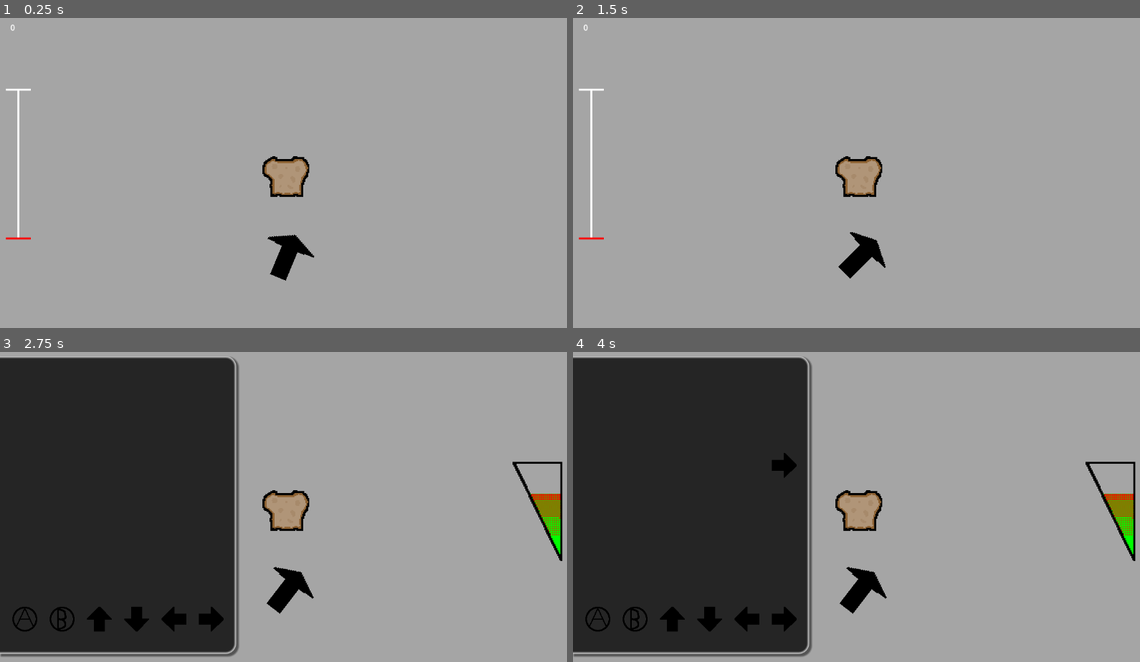
Above: before the commit, frames 1-4 (two rows, left to right).
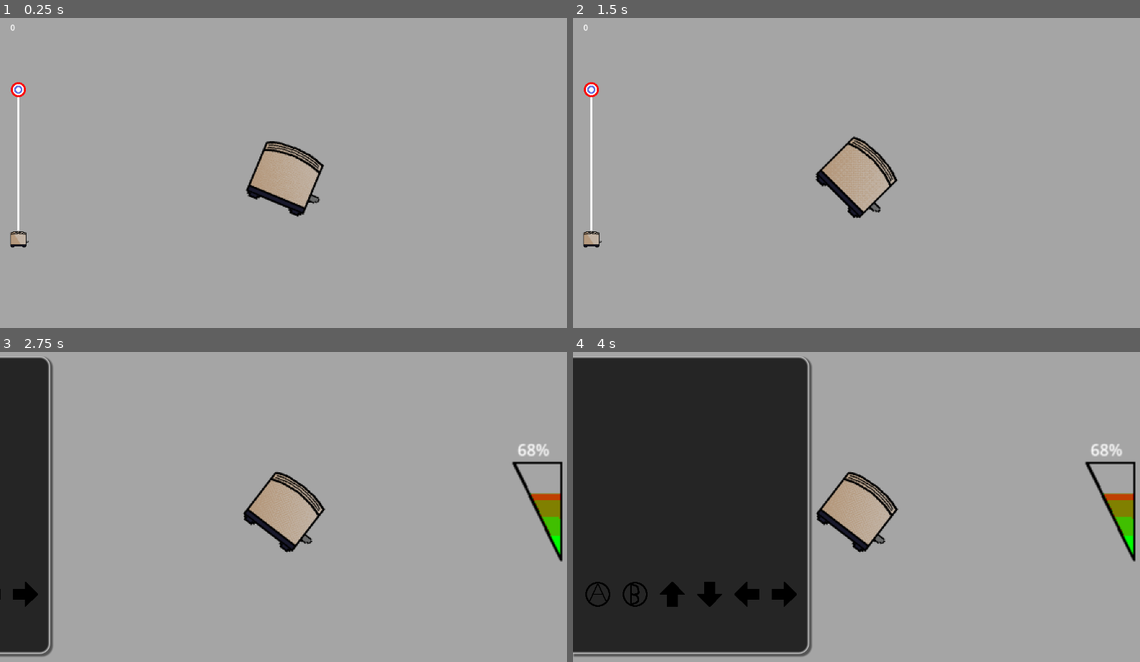
Above: after the commit, the same moments.

Repository: Venorrak/toast
Game: Godot game, scene res://Scenes/Scenes/world.tscn
Two runs of this game, one before a commit and one after it. Both use one fixed random seed, a clock stepped at 60 frames per second and the inputs below.
Inputs:
- Up to frame 1 (0.25 s): no input
- Up to frame 2 (1.5 s): hold Right (Right) 0.53-1.28 s; tap ` (A) at 0.6 s; tap , (B) at 0.8, 1.35 s; hold Down (Down) from 1.28 s (still down)
- Up to frame 3 (2.75 s): tap E (interact) at 1.55, 2.1 s; release Down (Down) at 2.03 s; hold Right (Right) from 2.03 s (still down); tap ` (A) at 2.3 s
- Up to frame 4 (4 s): release Right (Right) at 2.78 s; hold Up (Up) 2.78-3.53 s; tap ` (A) at 2.85 s; tap , (B) at 3.05, 3.6 s; hold Left (Left) from 3.53 s (still down); tap E (interact) at 3.8 s

The runs differ from the first frame. In frame 1, 2.6% of the frame differs, in the area x 1-58%, y 20-85%; in frame 2, 2.6%; in frame 3, 36%, in the area x 0-100%, y 1-99%; in frame 4, 5.1%.

Commit message:
updated progress bar, qte visuals and animation. added easing on the camera, label for power gauge and sprite for toaster

Diff:
--- a/Code/Scripts/progress_bar.gd
+++ b/Code/Scripts/progress_bar.gd
@@ -2,11 +2,10 @@
 @onready var top : Line2D = $top
 @onready var bottom : Line2D = $bottom
 @onready var center : Line2D = $center
-@onready var status : Line2D = $status
+@onready var status : Sprite2D = $status
 var deltaTopBottom
 # Called when the node enters the scene tree for the first time.
 func _ready() -> void:
-	status.points = bottom.points
 	deltaTopBottom = bottom.points[0].y - top.points[0].y
 
 
@@ -16,5 +15,4 @@
 
 func setProgress(percent: float):
 	var height = (deltaTopBottom * (100 - percent)) / 100
-	for i in len(status.points):
-		status.points[i].y = height
+	status.position.y = height
--- a/Code/Scripts/qte.gd
+++ b/Code/Scripts/qte.gd
@@ -9,6 +9,8 @@
 @export var topY: int
 
 @onready var Goals = $Goals
+@onready var timer = $StartQte
+@onready var AnimStateMachine = $AnimationTree.get("parameters/playback")
 var qteObj = preload("res://Scenes/Scenes/qteObj.tscn")
 
 var QTEs = []
@@ -56,11 +58,12 @@
 
 func _physics_process(delta: float) -> void:
 	if QTEAtIndex >= nbOfQTE:
-		_minigame_finished.emit(self)
+		AnimStateMachine.travel("exitScreen")
 	for qte in QTEs:
 		if GoalsY - qte.position.y < safeSpace:
-			qte.modulate = Color("ffffff", 0.5)
-		if qte.position.y - GoalsY > safeSpace:
+			qte.modulate = Color("ffd559", 1)
+		if qte.position.y - GoalsY > safeSpace / 2:
+			showGoalResult(false, qte.getType())
 			qte.reset()
 			qte.setEnabled(false)
 			QTEAtIndex += 1
@@ -68,10 +71,12 @@
 		if Input.is_action_just_pressed(type):
 			if QTEAtIndex < nbOfQTE:
 				if QTEs[QTEAtIndex].visible == true:
-					QTEs[QTEAtIndex].visible = false
+					var youGotIt : bool = false
 					if QTEs[QTEAtIndex].getType() == type:
 						if GoalsY - QTEs[QTEAtIndex].position.y < safeSpace:
 							nbOfRight += 1
+							youGotIt = true
+					showGoalResult(youGotIt, QTEs[QTEAtIndex].getType())
 					QTEs[QTEAtIndex].reset()
 					QTEs[QTEAtIndex].setEnabled(false)
 					QTEAtIndex += 1
@@ -83,5 +88,18 @@
 			QTEs[QTEIndex].setSpeed(QTESpeed)
 			QTEIndex += 1
 
+func showGoalResult(gotIt : bool, qteType: String) -> void:
+	#seach types array for index corresponding to qteType
+	for i in range(len(types)):
+		if types[i] == qteType:
+			Goals.get_children()[i].startAnim(gotIt)
+	pass
+
 func getScore() -> float:
 	return (nbOfRight * 10) / nbOfQTE
+
+func startTimer() -> void:
+	timer.start()
+
+func emitGameEnd() -> void:
+	_minigame_finished.emit(self)
--- /dev/null
+++ b/Code/Scripts/qte_goal.gd
@@ -0,0 +1,29 @@
+extends Sprite2D
+@export var animDuration : float = 1
+
+@onready var timer = $Timer
+
+var animColor : Color = Color("ffffff")
+# Called when the node enters the scene tree for the first time.
+func _ready() -> void:
+	timer.wait_time = animDuration
+
+
+# Called every frame. 'delta' is the elapsed time since the previous frame.
+func _process(delta: float) -> void:
+	if timer.time_left != 0:
+		var darkenedValue = (animDuration - timer.time_left) / animDuration
+		var darkerColor = animColor.darkened(darkenedValue)
+		modulate = darkerColor
+
+
+func startAnim(good : bool):
+	if good:
+		animColor = Color("00ff00")
+	else:
+		animColor = Color("ff0000")
+	timer.start()
+
+func _on_timer_timeout() -> void:
+	modulate = Color("000000")
+	animColor = Color("000000")
--- a/Code/Scripts/world.gd
+++ b/Code/Scripts/world.gd
@@ -3,6 +3,7 @@
 @onready var aim = $Arrow/Aim
 @onready var toast = $toast
 @onready var gauge = $Control/TextureProgressBar
+@onready var gaugeLabel = $Control/RichTextLabel
 @onready var target = $Target
 @onready var camera = $Camera2D
 @onready var progressBar = $HUD/ProgressBar
@@ -30,11 +31,14 @@
 	gauge.max_value = maxSpeed
 	gauge.step = maxSpeed / 100
 	gauge.visible = false
+	gaugeLabel.visible = false
 
 
 # Called every frame. 'delta' is the elapsed time since the previous frame.
 func _physics_process(delta: float) -> void:
 	updateCamera()
+	if toast.linear_velocity.y > 0 && arrow.visible == true:
+		arrow.visible = false
 
 	speedLabel.text = str(toast.linear_velocity.length())
 
@@ -42,6 +46,7 @@
 		gauge.value += gaugeSpeed
 		if gauge.value >= maxSpeed or gauge.value <= minSpeed:
 			gaugeSpeed *= -1
+		ShowOnGaugeLabel(int((gauge.value * 100) / maxSpeed))
 	if rotationSpeed != 0:
 		arrow.rotation_degrees += rotationSpeed
 		if arrow.rotation_degrees >= 90 or arrow.rotation_degrees <= -90:
@@ -51,13 +56,16 @@
 			gameState.DIRECTION:
 				rotationSpeed = 0
 				gauge.visible = true
+				gaugeLabel.visible = true
 				state = gameState.POWER
 			gameState.THROW:
 				var vector = getdirectionVector()
 				vector *= toastSpeed
+				toast.look_at(vector)
+				toast.rotation += 90
 				toast.linear_velocity = vector
-				arrow.visible = false
 				gauge.visible = false
+				gaugeLabel.visible = false
 				state = gameState.WAITING
 			gameState.POWER:
 				toastSpeed = gauge.value
@@ -73,11 +81,22 @@
 
 func minigameFinished(scene):
 	incertancy = variationPercentage - scene.getScore()
+	ShowOnGaugeLabel(int((gauge.value * 100) / maxSpeed), incertancy)
 	var tenPercentOfPower = (variationPercentage * maxSpeed) / 100
 	incertancy = (incertancy * tenPercentOfPower) / variationPercentage
 	toastSpeed = randf_range(toastSpeed - incertancy, toastSpeed + incertancy)
 	scene.queue_free()
 	state = gameState.THROW
+
+func ShowOnGaugeLabel(percentage: int, incertancy : float = 0) -> void:
+	var newString = "[center]"
+	if incertancy != 0:
+		newString += '[shake rate=' + str(incertancy * 1.5) + ' level=' + str(5 + incertancy / 2) + ' connected=1]'
+	newString += str(percentage) + '%'
+	if incertancy != 0:
+		newString += ' ±' + str(incertancy) + '[/shake]'
+	newString += '[/center]'
+	gaugeLabel.text = newString
 
 func updateCamera():
 	camera.position.y = toast.position.y
@@ -101,5 +120,8 @@
 	if percent < 0:
 		percent = 0
 
+	#apply ease out
+	percent = ease(percent / 100, 0.4) * 100
+
 	var zoomValue = 1 - ((percent * (1 - maxZoomCamera)) / 100)
 	camera.zoom = Vector2(zoomValue, zoomValue)
--- a/Scenes/Scenes/ProgressBar.tscn
+++ b/Scenes/Scenes/ProgressBar.tscn
@@ -1,15 +1,20 @@
-[gd_scene load_steps=2 format=3 uid="uid://dscos81yscrql"]
+[gd_scene load_steps=5 format=3 uid="uid://dscos81yscrql"]
 
 [ext_resource type="Script" path="res://Code/Scripts/progress_bar.gd" id="1_pyfsv"]
+[ext_resource type="Texture2D" uid="uid://yj4bge7r8eqy" path="res://Rescources/2d/target.png" id="2_cuhh0"]
+[ext_resource type="Texture2D" uid="uid://bkowr3t32fkn4" path="res://Rescources/2d/toast.png" id="2_kg4uw"]
+[ext_resource type="Texture2D" uid="uid://70fborerao6m" path="res://Rescources/2d/toaster.png" id="4_jrkgy"]
 
 [node name="ProgressBar" type="Node2D"]
 script = ExtResource("1_pyfsv")
 
 [node name="top" type="Line2D" parent="."]
+visible = false
 points = PackedVector2Array(0, 0, 50, 0)
 width = 4.0
 
 [node name="bottom" type="Line2D" parent="."]
+visible = false
 points = PackedVector2Array(0, 300, 50, 300)
 width = 4.0
 
@@ -17,6 +22,17 @@
 points = PackedVector2Array(25, 0, 25, 300)
 width = 4.0
 
-[node name="status" type="Line2D" parent="."]
-width = 4.0
-default_color = Color(1, 0, 0, 1)
+[node name="Target" type="Sprite2D" parent="."]
+position = Vector2(25, 0)
+scale = Vector2(0.15, 0.15)
+texture = ExtResource("2_cuhh0")
+
+[node name="status" type="Sprite2D" parent="."]
+position = Vector2(25, 0)
+scale = Vector2(0.6, 0.6)
+texture = ExtResource("2_kg4uw")
+
+[node name="Toaster" type="Sprite2D" parent="."]
+position = Vector2(25, 300)
+scale = Vector2(0.25, 0.25)
+texture = ExtResource("4_jrkgy")
--- a/Scenes/Scenes/qte.tscn
+++ b/Scenes/Scenes/qte.tscn
@@ -1,7 +1,8 @@
-[gd_scene load_steps=7 format=3 uid="uid://og17sek5undt"]
+[gd_scene load_steps=20 format=3 uid="uid://og17sek5undt"]
 
 [ext_resource type="Script" path="res://Code/Scripts/qte.gd" id="1_hesyt"]
 [ext_resource type="Texture2D" uid="uid://2w32so5grxpn" path="res://Rescources/2d/AButton.png" id="2_ftfvl"]
+[ext_resource type="PackedScene" uid="uid://bxm6wwibkm0fq" path="res://Scenes/Scenes/qte_goal.tscn" id="2_ppn8g"]
 [ext_resource type="Texture2D" uid="uid://bu2fvcacrntav" path="res://Rescources/2d/BButton.png" id="3_dfbs8"]
 [ext_resource type="Texture2D" uid="uid://dyo1ttxmv1a7k" path="res://Rescources/2d/arrow2.png" id="4_kg3bw"]
 
@@ -20,11 +21,161 @@
 [sub_resource type="Theme" id="Theme_16riv"]
 Panel/styles/panel = SubResource("StyleBoxFlat_6n3n2")
 
+[sub_resource type="Animation" id="Animation_0r4lf"]
+resource_name = "enterScene"
+length = 1.5
+tracks/0/type = "value"
+tracks/0/imported = false
+tracks/0/enabled = true
+tracks/0/path = NodePath("Panel:position")
+tracks/0/interp = 1
+tracks/0/loop_wrap = true
+tracks/0/keys = {
+"times": PackedFloat32Array(0, 1.5),
+"transitions": PackedFloat32Array(-4, 1),
+"update": 0,
+"values": [Vector2(-485, 20), Vector2(0, 20)]
+}
+tracks/1/type = "value"
+tracks/1/imported = false
+tracks/1/enabled = true
+tracks/1/path = NodePath("Goals:position")
+tracks/1/interp = 1
+tracks/1/loop_wrap = true
+tracks/1/keys = {
+"times": PackedFloat32Array(0, 1.5),
+"transitions": PackedFloat32Array(-4, 1),
+"update": 0,
+"values": [Vector2(-485, 500), Vector2(0, 500)]
+}
+tracks/2/type = "method"
+tracks/2/imported = false
+tracks/2/enabled = true
+tracks/2/path = NodePath(".")
+tracks/2/interp = 1
+tracks/2/loop_wrap = true
+tracks/2/keys = {
+"times": PackedFloat32Array(1.5),
+"transitions": PackedFloat32Array(1),
+"values": [{
+"args": [],
+"method": &"startTimer"
+}]
+}
+
+[sub_resource type="Animation" id="Animation_f0fxi"]
+length = 0.001
+tracks/0/type = "value"
+tracks/0/imported = false
+tracks/0/enabled = true
+tracks/0/path = NodePath("Panel:position")
+tracks/0/interp = 1
+tracks/0/loop_wrap = true
+tracks/0/keys = {
+"times": PackedFloat32Array(0),
+"transitions": PackedFloat32Array(1),
+"update": 0,
+"values": [Vector2(0, 20)]
+}
+tracks/1/type = "value"
+tracks/1/imported = false
+tracks/1/enabled = true
+tracks/1/path = NodePath("Goals:position")
+tracks/1/interp = 1
+tracks/1/loop_wrap = true
+tracks/1/keys = {
+"times": PackedFloat32Array(0),
+"transitions": PackedFloat32Array(1),
+"update": 0,
+"values": [Vector2(0, 500)]
+}
+
+[sub_resource type="Animation" id="Animation_jm78l"]
+resource_name = "exitScreen"
+length = 1.5
+tracks/0/type = "method"
+tracks/0/imported = false
+tracks/0/enabled = true
+tracks/0/path = NodePath(".")
+tracks/0/interp = 1
+tracks/0/loop_wrap = true
+tracks/0/keys = {
+"times": PackedFloat32Array(1.5),
+"transitions": PackedFloat32Array(1),
+"values": [{
+"args": [],
+"method": &"emitGameEnd"
+}]
+}
+tracks/1/type = "value"
+tracks/1/imported = false
+tracks/1/enabled = true
+tracks/1/path = NodePath("Panel:position")
+tracks/1/interp = 1
+tracks/1/loop_wrap = true
+tracks/1/keys = {
+"times": PackedFloat32Array(0, 1.5),
+"transitions": PackedFloat32Array(-4, 1),
+"update": 0,
+"values": [Vector2(0, 20), Vector2(-485, 20)]
+}
+tracks/2/type = "value"
+tracks/2/imported = false
+tracks/2/enabled = true
+tracks/2/path = NodePath("Goals:position")
+tracks/2/interp = 1
+tracks/2/loop_wrap = true
+tracks/2/keys = {
+"times": PackedFloat32Array(0, 1.5),
+"transitions": PackedFloat32Array(-4, 1),
+"update": 0,
+"values": [Vector2(0, 500), Vector2(-485, 500)]
+}
+
+[sub_resource type="AnimationLibrary" id="AnimationLibrary_rfmgi"]
+_data = {
+"RESET": SubResource("Animation_f0fxi"),
+"enterScene": SubResource("Animation_0r4lf"),
+"exitScreen": SubResource("Animation_jm78l")
+}
+
+[sub_resource type="AnimationNodeAnimation" id="AnimationNodeAnimation_08kep"]
+animation = &"RESET"
+
+[sub_resource type="AnimationNodeAnimation" id="AnimationNodeAnimation_hxjvl"]
+animation = &"enterScene"
+
+[sub_resource type="AnimationNodeAnimation" id="AnimationNodeAnimation_kwcqw"]
+animation = &"exitScreen"
+
+[sub_resource type="AnimationNodeStateMachineTransition" id="AnimationNodeStateMachineTransition_wky66"]
+advance_mode = 2
+
+[sub_resource type="AnimationNodeStateMachineTransition" id="AnimationNodeStateMachineTransition_73fgg"]
+advance_mode = 2
+
+[sub_resource type="AnimationNodeStateMachineTransition" id="AnimationNodeStateMachineTransition_qpjdp"]
+switch_mode = 2
+advance_mode = 0
+
+[sub_resource type="AnimationNodeStateMachineTransition" id="AnimationNodeStateMachineTransition_wwqfd"]
+switch_mode = 2
+advance_mode = 0
+
+[sub_resource type="AnimationNodeStateMachine" id="AnimationNodeStateMachine_3eqa0"]
+states/RESET/node = SubResource("AnimationNodeAnimation_08kep")
+states/RESET/position = Vector2(336, 100)
+states/enterScene/node = SubResource("AnimationNodeAnimation_hxjvl")
+states/enterScene/position = Vector2(503, 100)
+states/exitScreen/node = SubResource("AnimationNodeAnimation_kwcqw")
+states/exitScreen/position = Vector2(695, 100)
+transitions = ["Start", "RESET", SubResource("AnimationNodeStateMachineTransition_wky66"), "RESET", "enterScene", SubResource("AnimationNodeStateMachineTransition_73fgg"), "enterScene", "exitScreen", SubResource("AnimationNodeStateMachineTransition_qpjdp"), "exitScreen", "End", SubResource("AnimationNodeStateMachineTransition_wwqfd")]
+
 [node name="Qte" type="Node2D"]
 script = ExtResource("1_hesyt")
 nbOfQTE = 10
-safeSpace = 50.0
-QTESpeed = 10.0
+safeSpace = 110.0
+QTESpeed = 7.0
 separationSpace = 75
 GoalsY = 550
 topY = 70
@@ -38,30 +189,38 @@
 [node name="Goals" type="Node2D" parent="."]
 position = Vector2(0, 500)
 
-[node name="A" type="Sprite2D" parent="Goals"]
+[node name="A" parent="Goals" instance=ExtResource("2_ppn8g")]
 texture = ExtResource("2_ftfvl")
 
-[node name="B" type="Sprite2D" parent="Goals"]
+[node name="B" parent="Goals" instance=ExtResource("2_ppn8g")]
 texture = ExtResource("3_dfbs8")
 
-[node name="Up" type="Sprite2D" parent="Goals"]
-texture = ExtResource("4_kg3bw")
-
-[node name="Down" type="Sprite2D" parent="Goals"]
+[node name="Up" parent="Goals" instance=ExtResource("2_ppn8g")]
+texture = ExtResource("4_kg3bw")
+
+[node name="Down" parent="Goals" instance=ExtResource("2_ppn8g")]
 texture = ExtResource("4_kg3bw")
 flip_v = true
 
-[node name="Left" type="Sprite2D" parent="Goals"]
+[node name="Left" parent="Goals" instance=ExtResource("2_ppn8g")]
 rotation = 1.5708
 texture = ExtResource("4_kg3bw")
 flip_v = true
 
-[node name="Right" type="Sprite2D" parent="Goals"]
+[node name="Right" parent="Goals" instance=ExtResource("2_ppn8g")]
 rotation = 1.5708
 texture = ExtResource("4_kg3bw")
 
 [node name="StartQte" type="Timer" parent="."]
 wait_time = 0.8
-autostart = true
+
+[node name="AnimationPlayer" type="AnimationPlayer" parent="."]
+libraries = {
+"": SubResource("AnimationLibrary_rfmgi")
+}
+
+[node name="AnimationTree" type="AnimationTree" parent="."]
+tree_root = SubResource("AnimationNodeStateMachine_3eqa0")
+anim_player = NodePath("../AnimationPlayer")
 
 [connection signal="timeout" from="StartQte" to="." method="_on_start_qte_timeout"]
--- /dev/null
+++ b/Scenes/Scenes/qte_goal.tscn
@@ -0,0 +1,12 @@
+[gd_scene load_steps=2 format=3 uid="uid://bxm6wwibkm0fq"]
+
+[ext_resource type="Script" path="res://Code/Scripts/qte_goal.gd" id="1_tnoty"]
+
+[node name="qteGoal" type="Sprite2D"]
+modulate = Color(0, 0, 0, 1)
+script = ExtResource("1_tnoty")
+
+[node name="Timer" type="Timer" parent="."]
+one_shot = true
+
+[connection signal="timeout" from="Timer" to="." method="_on_timer_timeout"]
--- a/Scenes/Scenes/qte_obj.gd
+++ b/Scenes/Scenes/qte_obj.gd
@@ -15,10 +15,10 @@
 func setSpeed(sped: float):
 	speed.y = sped
 
-func setType(newType: String):
+func setType(newType: String) -> void:
 	type = newType
 
-func getType():
+func getType() -> String:
 	return type
 
 func reset():
--- /dev/null
+++ b/Scenes/Scenes/toast.tscn
@@ -0,0 +1,20 @@
+[gd_scene load_steps=3 format=3 uid="uid://c6sp8nlbw614f"]
+
+[ext_resource type="Texture2D" uid="uid://bkowr3t32fkn4" path="res://Rescources/2d/toast.png" id="1_fxcxw"]
+
+[sub_resource type="PhysicsMaterial" id="PhysicsMaterial_utmbd"]
+bounce = 0.9
+
+[node name="toast" type="RigidBody2D"]
+position = Vector2(576, 324)
+mass = 0.5
+physics_material_override = SubResource("PhysicsMaterial_utmbd")
+gravity_scale = 0.0
+linear_damp = 0.1
+
+[node name="Icon" type="Sprite2D" parent="."]
+scale = Vector2(2, 2)
+texture = ExtResource("1_fxcxw")
+
+[node name="CollisionPolygon2D" type="CollisionPolygon2D" parent="."]
+polygon = PackedVector2Array(34, 24, 34, 41, 28, 48, -26, 48, -32, 42, -32, 16, -40, 10, -48, 2, -48, -16, -46, -22, -28, -34, -22, -34, -18, -32, -18, -28, 10, -28, 14, -34, 22, -34, 36, -32, 46, -18, 46, 0, 44, 8, 38, 12)
--- a/Scenes/Scenes/world.tscn
+++ b/Scenes/Scenes/world.tscn
@@ -1,21 +1,18 @@
-[gd_scene load_steps=15 format=3 uid="uid://22f7y5815pvg"]
+[gd_scene load_steps=14 format=3 uid="uid://22f7y5815pvg"]
 
-[ext_resource type="Texture2D" uid="uid://bkowr3t32fkn4" path="res://Rescources/2d/toast.png" id="1_1l4dl"]
 [ext_resource type="Script" path="res://Code/Scripts/world.gd" id="1_kv0b3"]
 [ext_resource type="Texture2D" uid="uid://yj4bge7r8eqy" path="res://Rescources/2d/target.png" id="2_0hxpd"]
 [ext_resource type="Shader" path="res://Code/Shaders/pixelated.gdshader" id="2_8ru73"]
 [ext_resource type="Texture2D" uid="uid://ch0jv0psj74a0" path="res://Rescources/2d/progress_edge.png" id="2_b0wuk"]
 [ext_resource type="PackedScene" uid="uid://dscos81yscrql" path="res://Scenes/Scenes/ProgressBar.tscn" id="2_qlfrv"]
 [ext_resource type="Texture2D" uid="uid://uifcsn767y1l" path="res://Rescources/2d/progress_inside.png" id="3_ccj6t"]
-[ext_resource type="Texture2D" uid="uid://caykmy7xsnmvw" path="res://Rescources/2d/arrow.png" id="5_8mnj4"]
-
-[sub_resource type="PhysicsMaterial" id="PhysicsMaterial_utmbd"]
-bounce = 1.0
+[ext_resource type="PackedScene" uid="uid://c6sp8nlbw614f" path="res://Scenes/Scenes/toast.tscn" id="5_yr8ra"]
+[ext_resource type="Texture2D" uid="uid://70fborerao6m" path="res://Rescources/2d/toaster.png" id="6_5jxex"]
 
 [sub_resource type="ShaderMaterial" id="ShaderMaterial_d8xs1"]
 shader = ExtResource("2_8ru73")
-shader_parameter/quantize_size = 3.0
-shader_parameter/handle_scale = true
+shader_parameter/quantize_size = 2.0
+shader_parameter/handle_scale = false
 shader_parameter/handle_subpixels = false
 
 [sub_resource type="RectangleShape2D" id="RectangleShape2D_tnoqe"]
@@ -80,30 +77,27 @@
 texture_under = ExtResource("2_b0wuk")
 texture_progress = ExtResource("3_ccj6t")
 
+[node name="RichTextLabel" type="RichTextLabel" parent="Control"]
+layout_mode = 0
+offset_left = -15.0
+offset_top = -23.845
+offset_right = 58.86
+offset_bottom = 24.455
+bbcode_enabled = true
+text = "[center]100%[/center]"
+scroll_active = false
+
+[node name="toast" parent="." instance=ExtResource("5_yr8ra")]
+
 [node name="Arrow" type="Sprite2D" parent="."]
-position = Vector2(576, 496)
-scale = Vector2(2, 2)
-texture = ExtResource("5_8mnj4")
+position = Vector2(576, 327)
+scale = Vector2(0.98, 0.98)
+texture = ExtResource("6_5jxex")
 
 [node name="Aim" type="Node2D" parent="Arrow"]
-position = Vector2(-0.5, -25)
-
-[node name="toast" type="RigidBody2D" parent="."]
-position = Vector2(576, 324)
-mass = 0.5
-physics_material_override = SubResource("PhysicsMaterial_utmbd")
-gravity_scale = 0.0
-linear_damp = 0.1
-
-[node name="Icon" type="Sprite2D" parent="toast"]
-scale = Vector2(2, 2)
-texture = ExtResource("1_1l4dl")
-
-[node name="CollisionPolygon2D" type="CollisionPolygon2D" parent="toast"]
-polygon = PackedVector2Array(34, 24, 34, 41, 28, 48, -26, 48, -32, 42, -32, 16, -40, 10, -48, 2, -48, -16, -46, -22, -28, -34, -22, -34, -18, -32, -18, -28, 10, -28, 14, -34, 22, -34, 36, -32, 46, -18, 46, 0, 44, 8, 38, 12)
+position = Vector2(-0.5, -65)
 
 [node name="Shader" type="ColorRect" parent="."]
-visible = false
 material = SubResource("ShaderMaterial_d8xs1")
 offset_top = -2893.0
 offset_right = 16.0
Binary file changed: Rescources/2d/AButton.png
Binary file changed: Rescources/2d/BButton.png
Binary file changed: Rescources/2d/arrow2.png
Binary file added: Rescources/2d/toaster.png
Not shown, added: Rescources/2d/toaster.png.import
